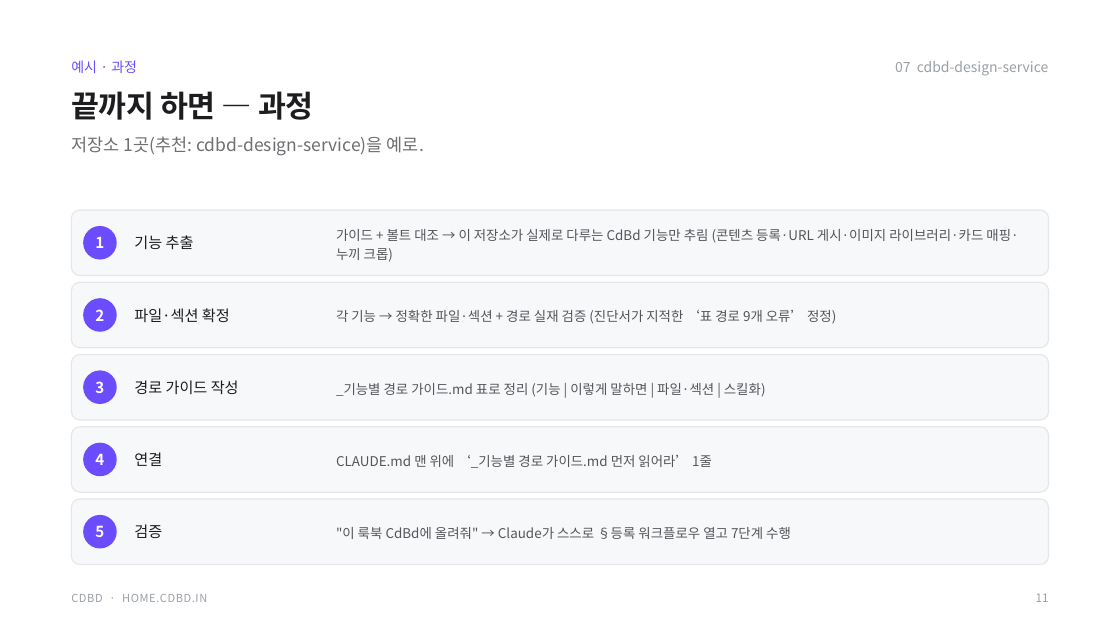
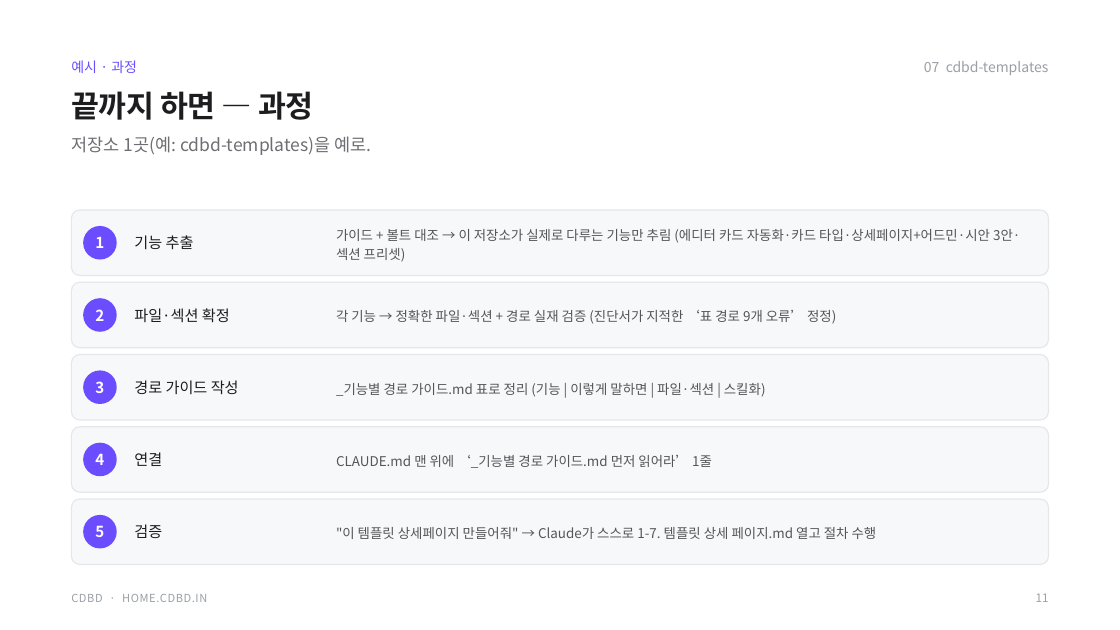
Before and after one commit to CdBd-in/design, a slide deck: slide 11 of _기능별 경로 가이드 — 실행 계획.pptx. Drawn at 1120x630 pixels with LibreOffice and Linux fonts; fonts in the diff are those of the drawing. Boxes give left, top, right and bottom in pixels: in the first picture for what was removed or moved away, otherwise in the second. Text is boxed around its words. In the diff, an @@ line names an element or a change of style, - is before the commit and + after.

```diff
--- a/_기능별 경로 가이드 — 실행 계획.pptx
+++ b/_기능별 경로 가이드 — 실행 계획.pptx
@@ text at box(924, 61, 1049, 75): text changed @@
-07 cdbd-design-service
+07 cdbd-templates
@@ text at box(71, 136, 372, 155): text changed @@
-저장소 1곳(추천: cdbd-design-service)을 예로.
+저장소 1곳(예: cdbd-templates)을 예로.
@@ text at box(336, 229, 1020, 262): text changed @@
-가이드 + 볼트 대조 → 이 저장소가 실제로 다루는 CdBd 기능만 추림 (콘텐츠 등록·URL 게시·이미지 라이브러리·카드 매핑·누끼 크롭)
+가이드 + 볼트 대조 → 이 저장소가 실제로 다루는 기능만 추림 (에디터 카드 자동화·카드 타입·상세페이지+어드민·시안 3안·섹션 프리셋)
@@ text at box(336, 527, 877, 539): text changed @@
-"이 룩북 CdBd에 올려줘" → Claude가 스스로 §등록 워크플로우 열고 7단계 수행
+"이 템플릿 상세페이지 만들어줘" → Claude가 스스로 1-7. 템플릿 상세 페이지.md 열고 절차 수행
```
Also in this commit, not shown: 3 other slides changed, 1 other file.
